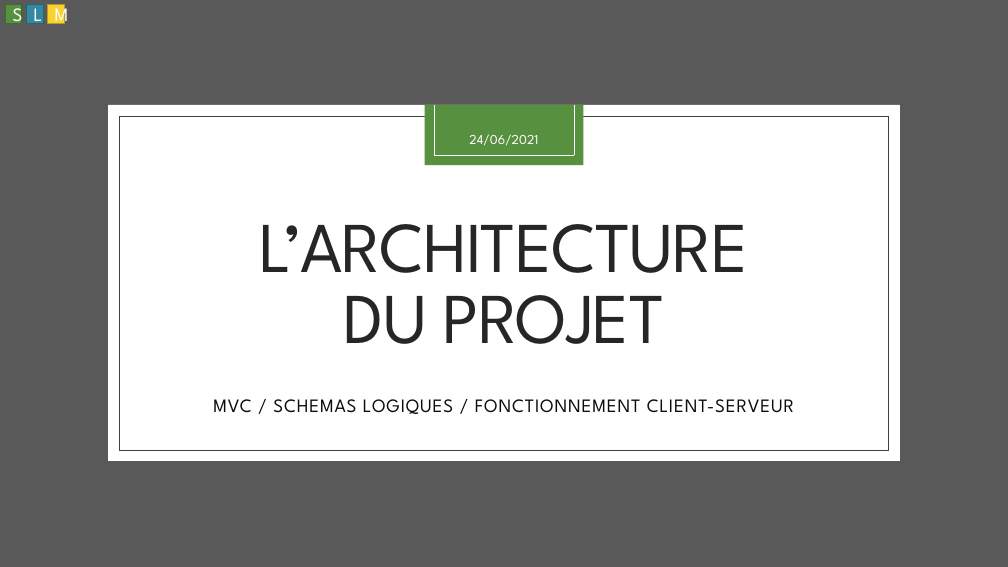
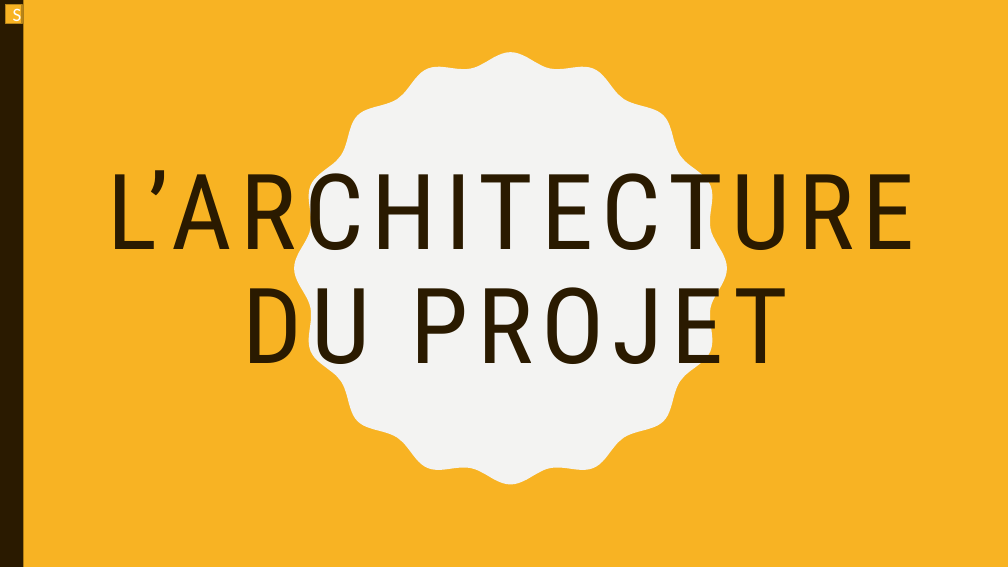
Before and after one commit to aiekick/ProjectStationMeteo, a slide deck: slide 8 of doc/StationMeteo_Soutenance_Stephane.pptx (slide 9 before the commit). Drawn at 1008x567 pixels with LibreOffice and Linux fonts; fonts in the diff are those of the drawing. Boxes give left, top, right and bottom in pixels: in the first picture for what was removed or moved away, otherwise in the second. Text is boxed around its words. In the diff, an @@ line names an element or a change of style, - is before the commit and + after.

Commit message:
[UPD] : changement apres 1ere soutenance vierge [UPD] : changement de style

```diff
--- a/doc/StationMeteo_Soutenance_Stephane.pptx
+++ b/doc/StationMeteo_Soutenance_Stephane.pptx
@@ background #FFFFFF to #F8B323 @@
@@ rectangle removed at [0, 0, 1008, 567] @@
@@ rectangle added at [0, 0, 23, 567], fill #2A1A00 @@
@@ rectangle "S" at [5, 5, 22, 23]: font League Spartan to Calibri; fill #57903F to #F8B323; outline #406B2F 1 pt to #B7841A 1 pt @@
@@ rectangle removed at [26, 5, 43, 23] @@
-L
@@ rectangle removed at [47, 5, 64, 23] @@
-M
@@ freeform shape added at [294, 52, 727, 485], fill #F3F3F2 @@
@@ title "L’ARCHITECTURE DU PROJET": place and size @@
-title "L’ARCHITECTURE DU PROJET" at [259, 224, 748, 344]
+title "L’ARCHITECTURE DU PROJET" at [108, 153, 915, 387]
@@ title "L’ARCHITECTURE DU PROJET" at [108, 153, 915, 387]: size 68 to 100 pt, font League Spartan to Roboto Condensed, text colour #262626 to #2A1A00, letter spacing -1 to 8 pt; line spacing 0.83 to 0.9 @@
@@ rectangle removed at [108, 105, 900, 461] @@
@@ rectangle removed at [119, 116, 889, 450] @@
@@ rectangle removed at [425, 105, 584, 166] @@
@@ line removed from (434, 105) to (434, 156) @@
@@ line removed from (574, 105) to (574, 156) @@
@@ text removed at [469, 134, 538, 145] @@
-24/06/2021
@@ line removed from (434, 156) to (574, 156) @@
@@ subtitle removed at [213, 399, 794, 414] @@
-MVC / SCHEMAS LOGIQUES / FONCTIONNEMENT CLIENT-SERVEUR
```
Also in this commit, not shown: 44 other slides changed, 3 slides added, 6 slides removed.
